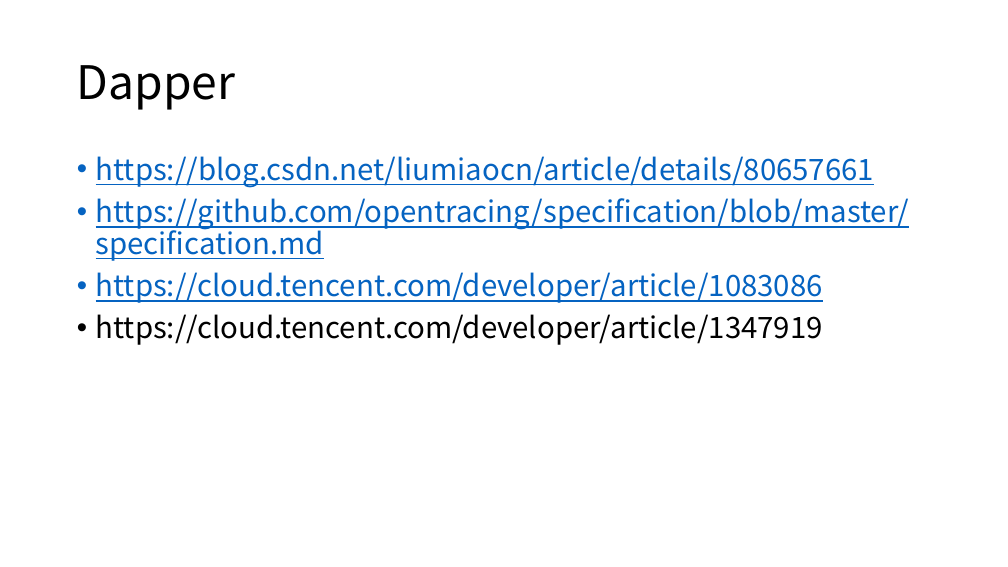
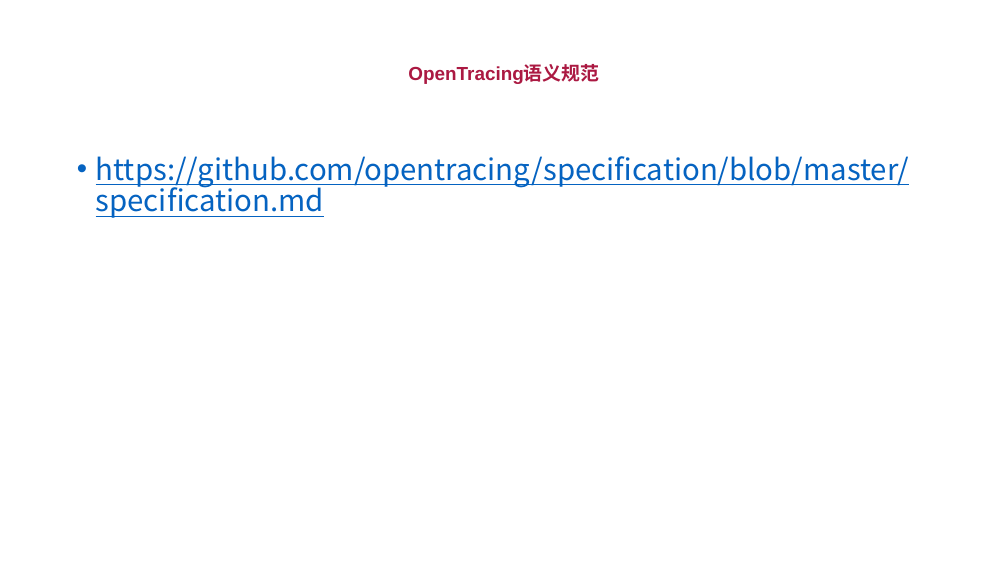
Before and after one commit to kingreatwill/open, a slide deck: slide 14 of files/Distributed Tracking System.pptx (slide 22 before the commit). Drawn at 1008x567 pixels with LibreOffice and Linux fonts; fonts in the diff are those of the drawing. Boxes give left, top, right and bottom in pixels: in the first picture for what was removed or moved away, otherwise in the second. Text is boxed around its words. In the diff, an @@ line names an element or a change of style, - is before the commit and + after.

```diff
--- a/files/Distributed Tracking System.pptx
+++ b/files/Distributed Tracking System.pptx
@@ title removed at <box>77,65,236,110</box> @@
-Dapper
@@ title added at <box>408,65,599,84</box>, 18 pt, text #AB1942, bold @@
+OpenTracing语义规范
@@ text at <box>96,156,874,188</box>: paragraph removed @@
-• https://blog.csdn.net/liumiaocn/article/details/80657661
@@ text at <box>96,272,823,345</box>: paragraphs removed @@
-• https://cloud.tencent.com/developer/article/1083086
-• https://cloud.tencent.com/developer/article/1347919
```
Also in this commit, not shown: 5 other slides changed, 2 slides added, 1 slide removed, 1 other file.
